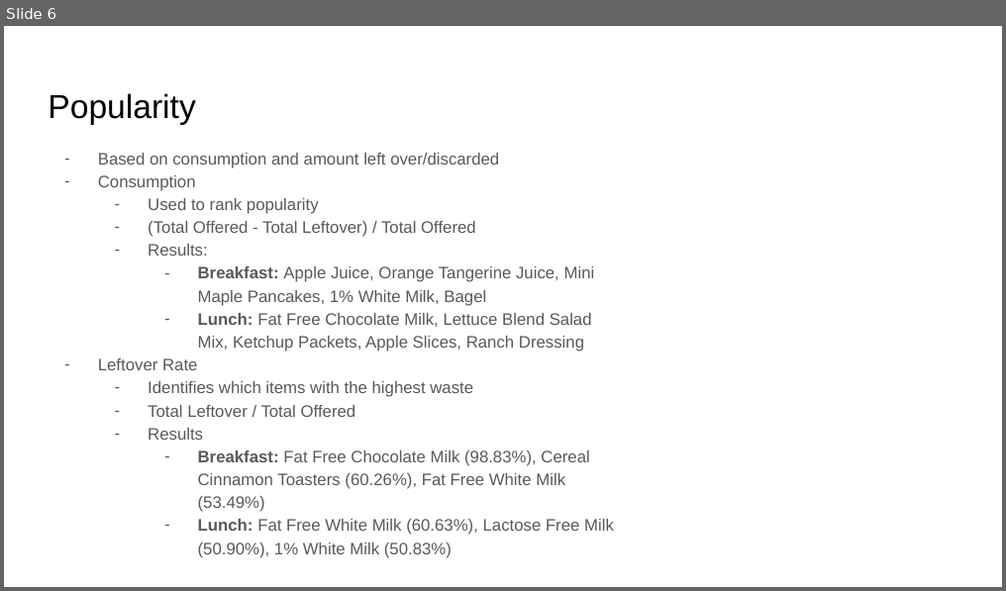
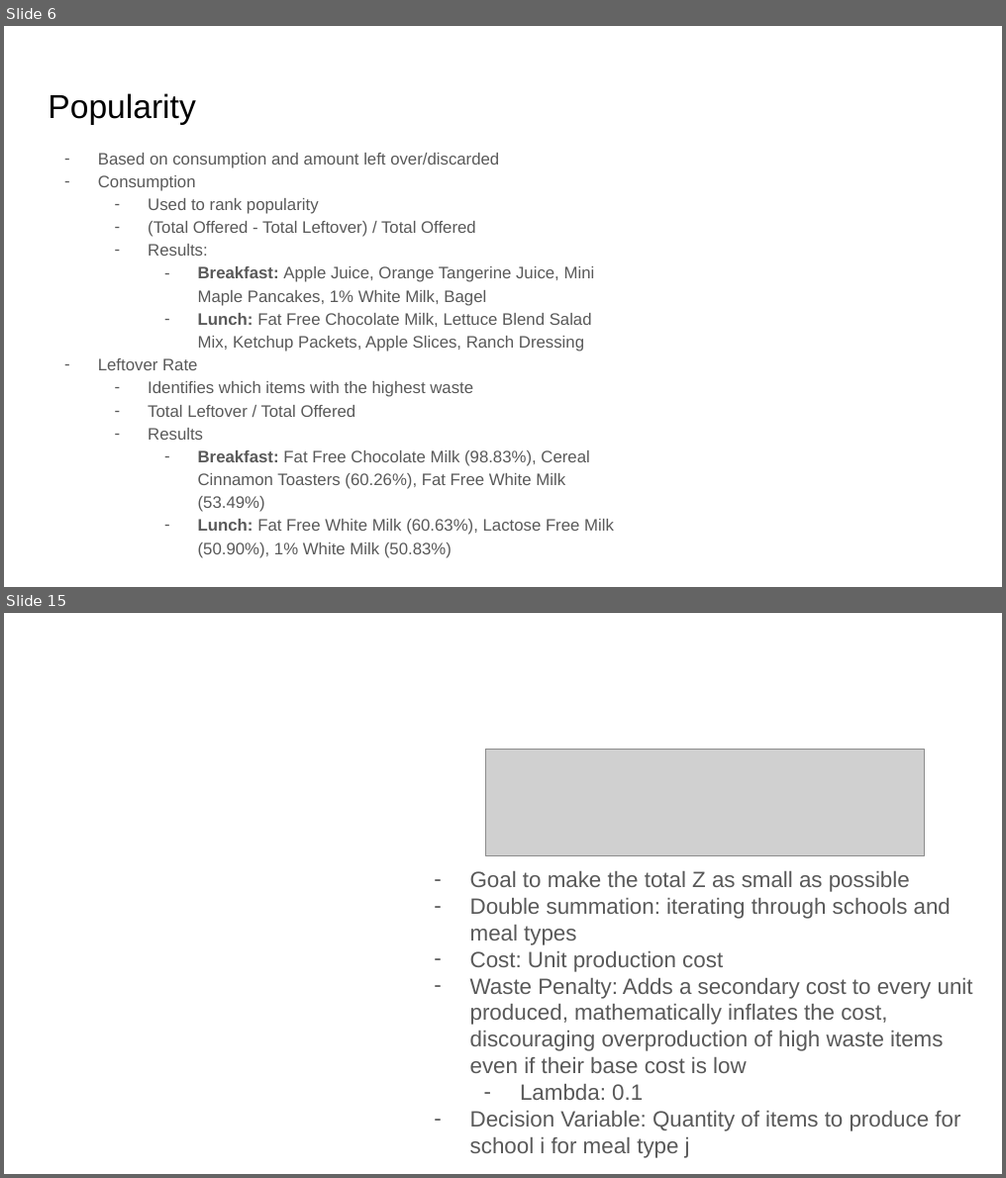
Before and after one commit to JupiK9/fall-2025-group2, a slide deck: presentation/Capstone Final Presentation.pptx. Shown one above the other, each under a label of ours: slide 6 before the commit, slides 6 and 15 after it; the slides between them are not shown. The pictures are 1006x591 and 1006x1178 pixels, drawn with LibreOffice and Linux fonts; fonts in the diff are those of the drawing; grey boxes stand for pictures; background and template pictures are left out. Boxes give left, top, right and bottom in pixels: in the first picture for what was removed or moved away, otherwise in the second. Text is boxed around its words. In the diff, an @@ line names an element or a change of style, - is before the commit and + after.

```diff
--- a/presentation/Capstone Final Presentation.pptx
+++ b/presentation/Capstone Final Presentation.pptx
@@ slide 15 added at (4, 613, 1002, 1174), background picture (left out) @@
@@ title added at (416, 613, 967, 731), 28.8 pt, text #FFFFFF, bold @@
+Optimization:
+Objective Function
@@ picture added at (486, 749, 924, 856) @@
@@ text added at (470, 871, 973, 1158), 16 pt, text #595959 @@
+– Goal to make the total Z as small as possible
+– Double summation: iterating through schools and meal types
+– Cost: Unit production cost
+– Waste Penalty: Adds a secondary cost to every unit produced, mathematically inflates the cost, discouraging overproduction of high waste items even if their base cost is low
+  – Lambda: 0.1
+– Decision Variable: Quantity of items to produce for school i for meal type j
```
Also in this commit, not shown: 6 slides changed, 11 other slides added, 5 slides removed.
